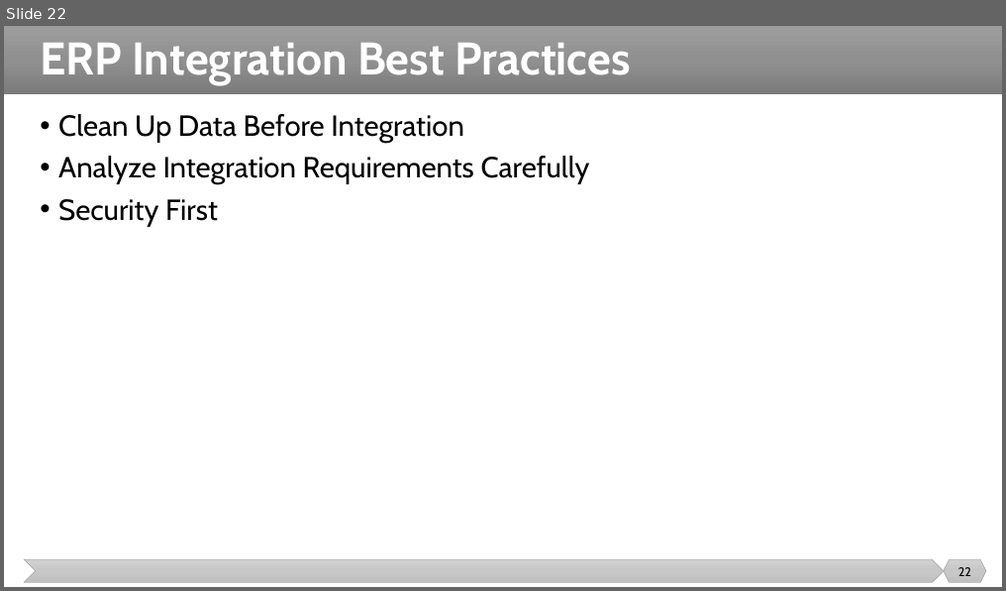
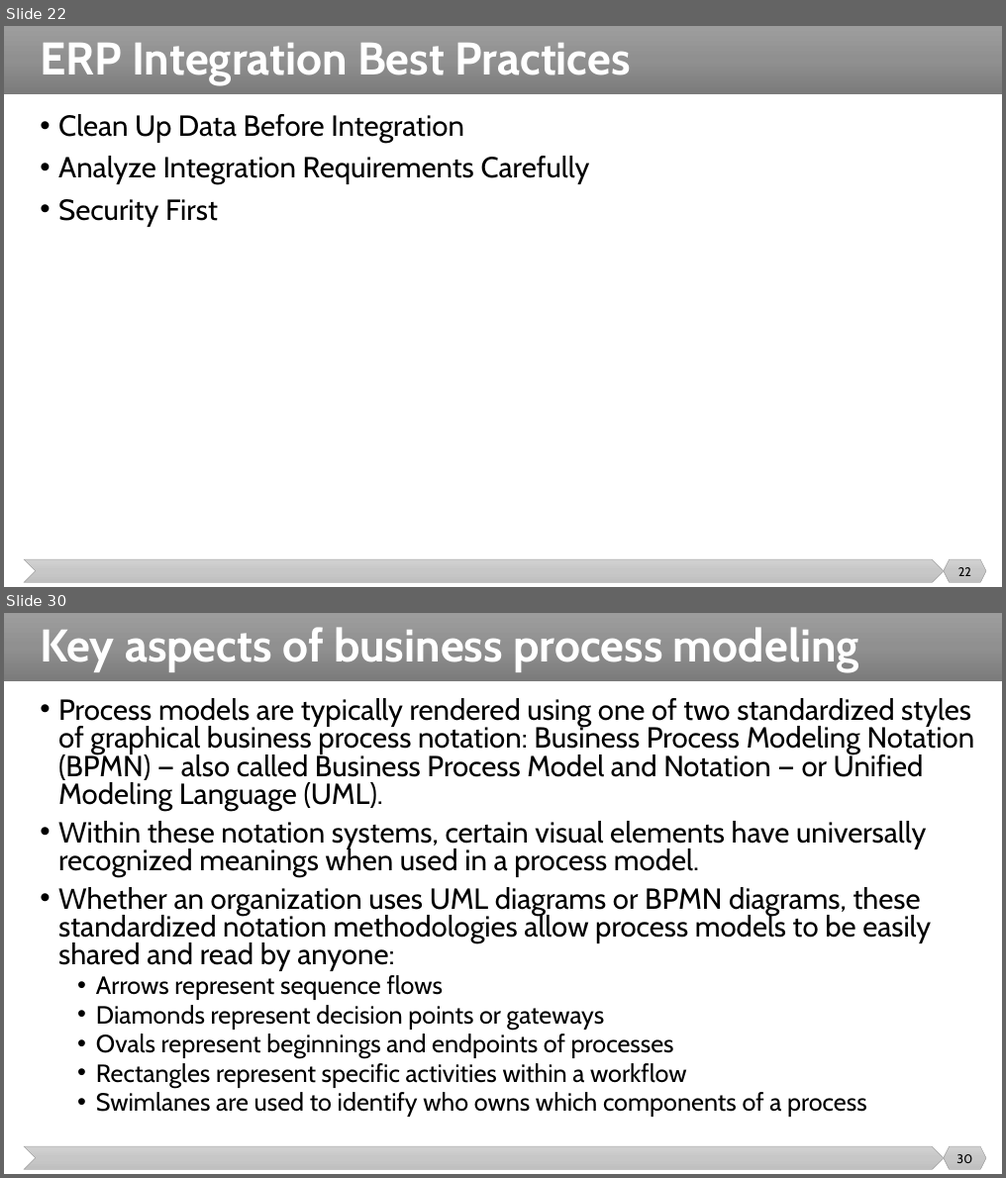
Before and after one commit to malenezi/malenezi, a slide deck: SE495/Lectures/3-ERP/ERP.pptx. Shown one above the other, each under a label of ours: slide 22 before the commit, slides 22 and 30 after it; the slides between them are not shown. The pictures are 1006x591 and 1006x1178 pixels, drawn with LibreOffice and Linux fonts; fonts in the diff are those of the drawing. Boxes give left, top, right and bottom in pixels: in the first picture for what was removed or moved away, otherwise in the second. Text is boxed around its words. In the diff, an @@ line names an element or a change of style, - is before the commit and + after.

```diff
--- a/SE495/Lectures/3-ERP/ERP.pptx
+++ b/SE495/Lectures/3-ERP/ERP.pptx
@@ slide 30 added at bbox=[4, 613, 1002, 1174], background #FFFFFF; not listed: 3 template elements that a slide beside it also shows @@
@@ title added at bbox=[40, 627, 859, 672], 44 pt, text #FFFFFF, bold @@
+Key aspects of business process modeling
@@ text added at bbox=[58, 698, 975, 1117], 28 pt, text #000000 @@
+• Process models are typically rendered using one of two standardized styles of graphical business process notation: Business Process Modeling Notation (BPMN) — also called Business Process Model and Notation — or Unified Modeling Language (UML).
+• Within these notation systems, certain visual elements have universally recognized meanings when used in a process model.
+• Whether an organization uses UML diagrams or BPMN diagrams, these standardized notation methodologies allow process models to be easily shared and read by anyone:
+  • Arrows represent sequence flows
+  • Diamonds represent decision points or gateways
+  • Ovals represent beginnings and endpoints of processes
+  • Rectangles represent specific activities within a workflow
+  • Swimlanes are used to identify who owns which components of a process
@@ page number added at bbox=[956, 1155, 972, 1163], 12 pt, text #000000 @@
+30
```
Also in this commit, not shown: 2 slides changed, 12 other slides added, 13 other files.
